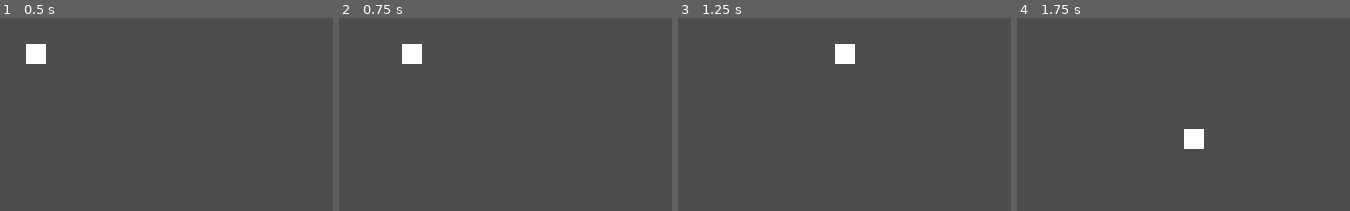
Above: before the commit, frames 1-4 (left to right).
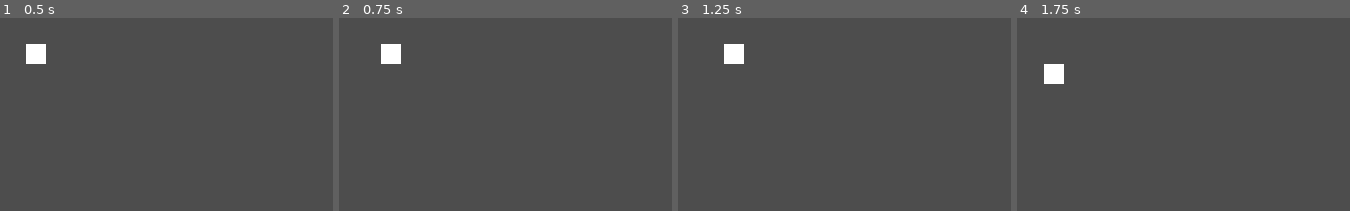
Above: after the commit, the same moments.

Repository: jonjud/survivor-arena
Game: Godot game, scene res://scenes/main.tscn
Two runs of this game, one before a commit and one after it. Both use one fixed random seed, a clock stepped at 60 frames per second and the inputs below.
Inputs:
- Up to frame 1 (0.5 s): no input
- Up to frame 2 (0.75 s): tap Enter at 0.5 s; hold D (move_right) from 0.53 s (still down)
- Up to frame 3 (1.25 s): keep holding D (move_right)
- Up to frame 4 (1.75 s): release D (move_right) at 1.28 s; hold S (move_down) from 1.28 s (still down)

Frame 1 is identical in both runs. In frame 2, 1.2% of the frame differs, in the area x 12-25%, y 13-24%; in frame 3, 1.2%; in frame 4, 1.2%.

Commit message:
feat: add smooth-follow camera to player

Diff:
--- a/scenes/player/player.tscn
+++ b/scenes/player/player.tscn
@@ -23,3 +23,7 @@
 offset_bottom = 8.0
 grow_horizontal = 2
 grow_vertical = 2
+
+[node name="Camera2D" type="Camera2D" parent="." unique_id=854761197]
+position_smoothing_enabled = true
+position_smoothing_speed = 8.0
